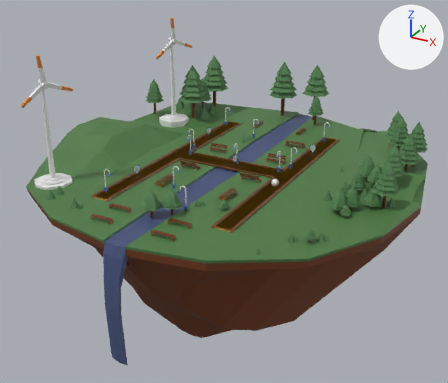
Renders of the glTF model public/models/hassenPortfolio.glb from each side of a commit.
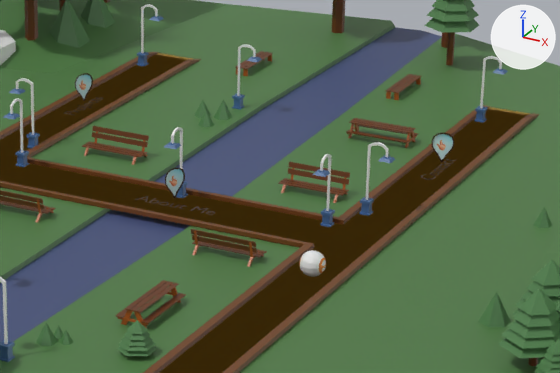
The first picture shows the older version from a 50 mm camera at (105.1, -196.0, 86.3) aimed at (-2.4, -0.4, -11.5). The close-ups show both versions on the part from 41% to 77% of the width and 28% to 56% of the height of that picture; other places that the commit changed are outside them. The axes (+X, +Y, +Z) are drawn at upper right. The lights are the same throughout. Where no turn or scale is listed for an object, it has been applied to the vertices. Vertices at the same position are counted once.

The first close-up shows 'BP-89', 'bench-01', 'brick-tile.001', 'curb', 'lamp.001', 'land', 'pointer-about-me', 'pointer-contact', 'pointer-projects', 'tree-small.003', 'tree-small.009', 'tree.013', 'tree.015', 'tree.022', 'water-body'.
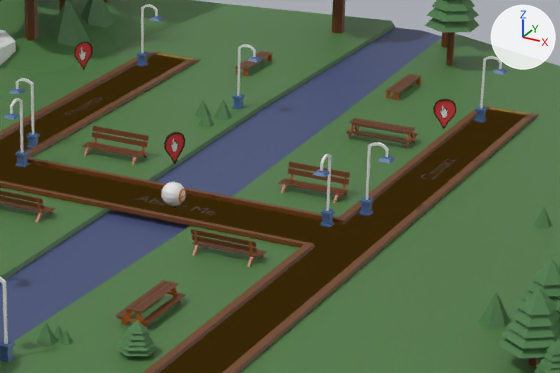
Where the change shows, as pixel boxes [x1, y1, x2, y2] in the close-ups (560 x 373 px):
'BP-89', moved: before [299, 250, 326, 277]; after [161, 182, 186, 206]
'pointer-contact', recoloured, moved: before [432, 133, 454, 163]; after [433, 99, 456, 129]
'pointer-about-me', reshaped, moved: before [165, 168, 185, 199]; after [164, 132, 185, 164]
'pointer-projects', recoloured, moved: before [75, 73, 93, 101]; after [74, 42, 93, 70]
part 1 of me_cube, deleted: before [171, 127, 183, 169]
part 2 of me_cube, deleted: before [164, 142, 182, 149]
part 3 of me_cube, deleted: before [176, 186, 188, 198]
part 4 of me_plane_006, surface changed: before [165, 168, 185, 199]; after [165, 133, 185, 164]
part 5 of me_plane_006, recoloured: before [166, 169, 184, 196]; after [166, 134, 184, 161]

Patch to the scene script:
```diff
--- a/public/models/hassenPortfolio.glb.py
+++ b/public/models/hassenPortfolio.glb.py
@@ img_pointer_03 @@
+img_pointer_03 = load_image('pointer-03', '_unpacked/pointer-03', 538, 392, 'sRGB')
@@ mat_notification_02_mat @@
+mat_notification_02_mat = principled_material('notification-02-mat')
+mat_notification_02_mat.texture = img_pointer_03
+mat_notification_02_mat.roughness = 1.0
@@ me_cube @@
 me_cube.from_pydata(...)  # 968 vertices, 1584 faces; spans x -45.5..5.2, y -46.6..41.3, z -0.2..8.4
 # used by ob_lamp_001; location = (19.3, 2.9, 0.0)
+# me_cube part 1: the loose piece of 28 vertices spanning x -18.0..-17.8, y -2.2..0.1, z 1.5..8.4 is deleted
+# me_cube part 2: the loose piece of 20 vertices spanning x -18.6..-17.2, y -2.8..-1.3, z 6.5..6.9 is deleted
+# me_cube part 3: the loose piece of 16 vertices spanning x -18.5..-17.3, y -0.6..0.6, z 0.0..1.4 is deleted
 me_cube.materials.append(mat_lamp_black_mat)
@@ me_plane_006 @@
 # used by ob_pointer_about_me; location = (2.2, 0.0, 0.8)
-me_plane_006.from_pydata(...)  # 73 vertices, 128 faces; spans x -0.67..0.66, y -1.14..1.14, z 0.0..3.7
+me_plane_006.from_pydata(...)  # 89 vertices, 160 faces; spans x -0.81..0.66, y -1.14..1.22, z 0.0..3.72
+# me_plane_006 part 4: 128 kept faces spanning x -0.67..0.66, y -1.14..1.14, z 0.0..3.7 get new texture (UV) coordinates
+# me_plane_006 part 5: 64 faces spanning x -0.67..0.5, y -0.97..1.07, z 0.28..3.53 switch from mat_material (picture img_pointer) to mat_notification_02_mat (picture img_pointer_03)
 me_plane_006.materials.append(mat_notification_01_mat)
@@ me_plane_007 @@
 me_plane_007.from_pydata(...)  # 73 vertices, 128 faces; spans x -1.2..1.2, y -0.52..0.56, z 0.0..3.7
 me_plane_007.materials.append(mat_notification_01_mat)
-me_plane_007.materials.append(mat_material)  # picture img_pointer
+me_plane_007.materials.append(mat_notification_02_mat)  # picture img_pointer_03
@@ me_plane_011 @@
 me_plane_011.from_pydata(...)  # 73 vertices, 128 faces; spans x -0.67..0.66, y -1.14..1.14, z 0.0..3.7
 me_plane_011.materials.append(mat_notification_01_mat)
-me_plane_011.materials.append(mat_material)  # picture img_pointer
+me_plane_011.materials.append(mat_notification_02_mat)  # picture img_pointer_03
@@ ob_bp_89 @@
 ob_bp_89 = bpy.data.objects.new('BP-89', me_sphere)
-ob_bp_89.location = (23.7, -10.6, 1.3)
+ob_bp_89.location = (2.0, 0.0, 1.3)
@@ ob_pointer_about_me @@
 ob_pointer_about_me = bpy.data.objects.new('pointer-about-me', me_plane_006)
-ob_pointer_about_me.location = (2.2, 0.0, 0.8)
+ob_pointer_about_me.location = (2.2, 0.0, 4.8)
@@ ob_pointer_contact @@
 ob_pointer_contact = bpy.data.objects.new('pointer-contact', me_plane_007)
-ob_pointer_contact.location = (23.7, 25.1, 0.8)
+ob_pointer_contact.location = (23.7, 25.1, 4.8)
@@ ob_pointer_projects @@
 ob_pointer_projects = bpy.data.objects.new('pointer-projects', me_plane_011)
-ob_pointer_projects.location = (-23.5, 24.4, 0.8)
+ob_pointer_projects.location = (-23.5, 24.4, 4.8)
```
